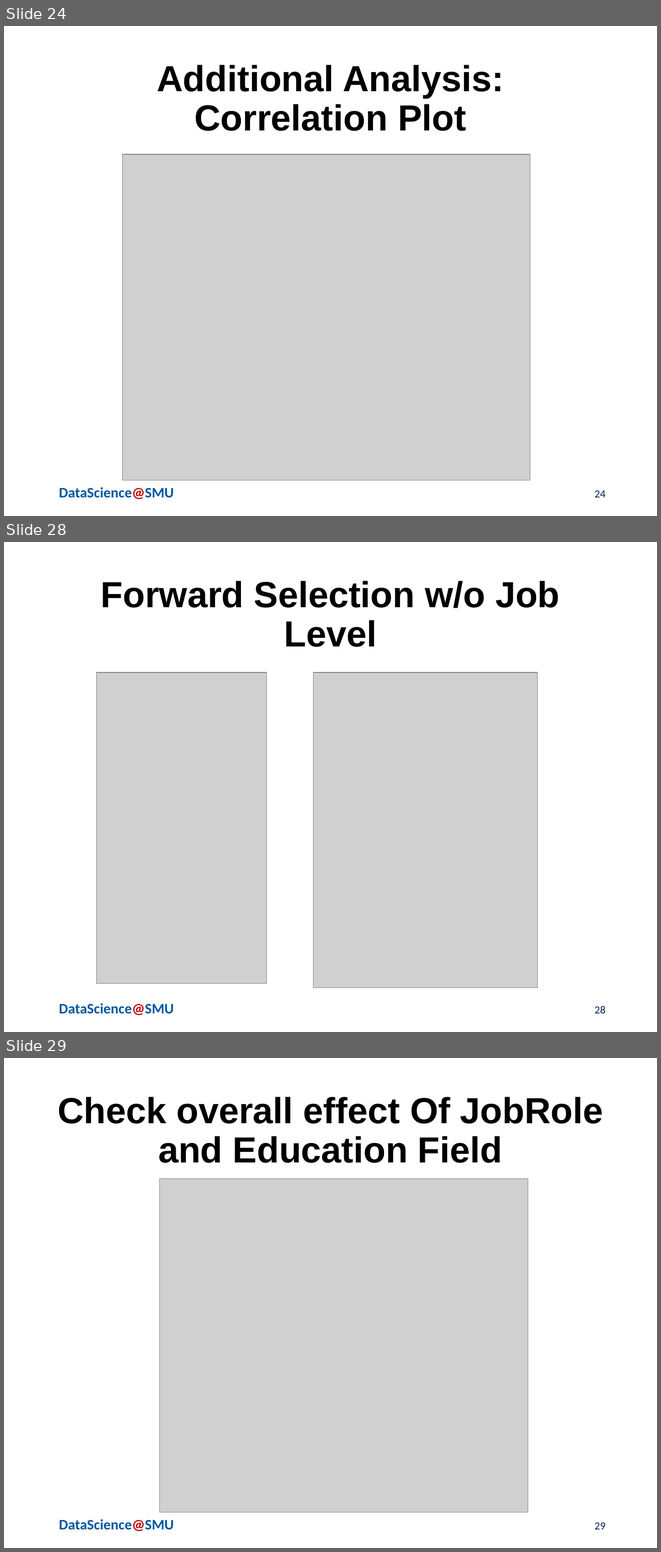
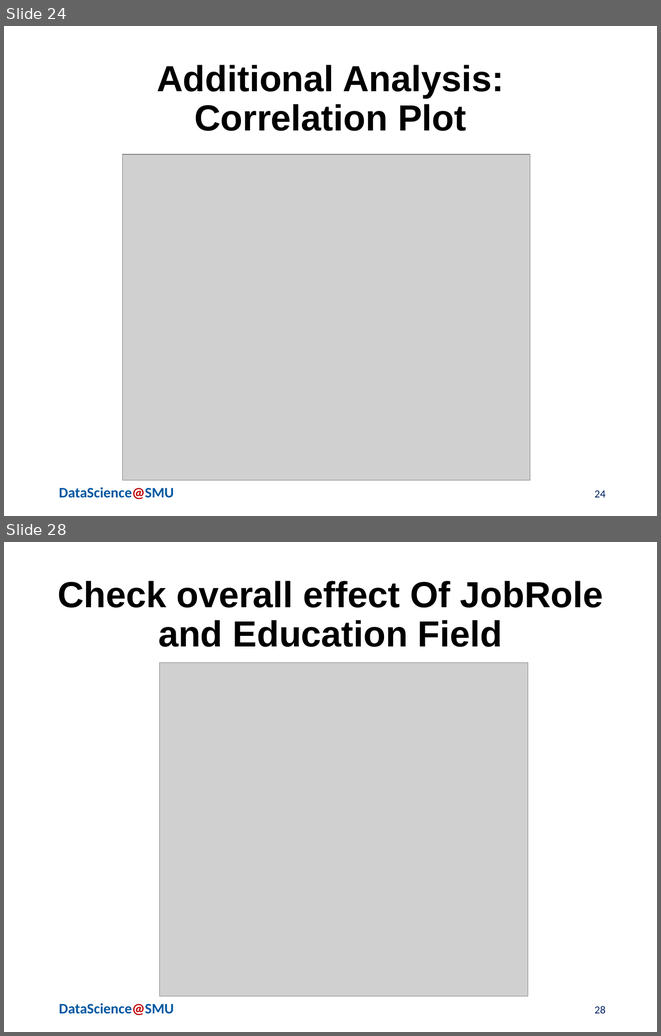
Before and after one commit to chaoshunh/SMU_MSDS, a slide deck: Doing_Data_Science/CaseStudy2/Reports/MSDSPresentation.pptx. Shown one above the other, each under a label of ours: slides 24, 28 and 29 before the commit, slides 24 and 28 after it; the slides between them are not shown. The pictures are 661x1552 and 661x1036 pixels, drawn with LibreOffice and Linux fonts; fonts in the diff are those of the drawing; grey boxes stand for pictures; background and template pictures are left out. Boxes give left, top, right and bottom in pixels: in the first picture for what was removed or moved away, otherwise in the second. Text is boxed around its words. In the diff, an @@ line names an element or a change of style, - is before the commit and + after.

```diff
--- a/Doing_Data_Science/CaseStudy2/Reports/MSDSPresentation.pptx
+++ b/Doing_Data_Science/CaseStudy2/Reports/MSDSPresentation.pptx
@@ slide 28 removed at (4, 542, 657, 1032), background #FFFFFF; not listed: 1 template element that a slide beside it also shows @@
@@ title removed at (101, 581, 560, 647) @@
-Forward Selection w/o Job Level
@@ picture removed at (97, 672, 267, 983) @@
@@ picture removed at (314, 672, 538, 987) @@
@@ page number removed at (594, 1006, 606, 1013) @@
-28
@@ what was slide 29 is now slide 28 @@
@@ page number at (594, 1006, 606, 1013): text changed @@
-29
+28
```
Also in this commit, not shown: 4 slides changed, 1 other slide removed.
